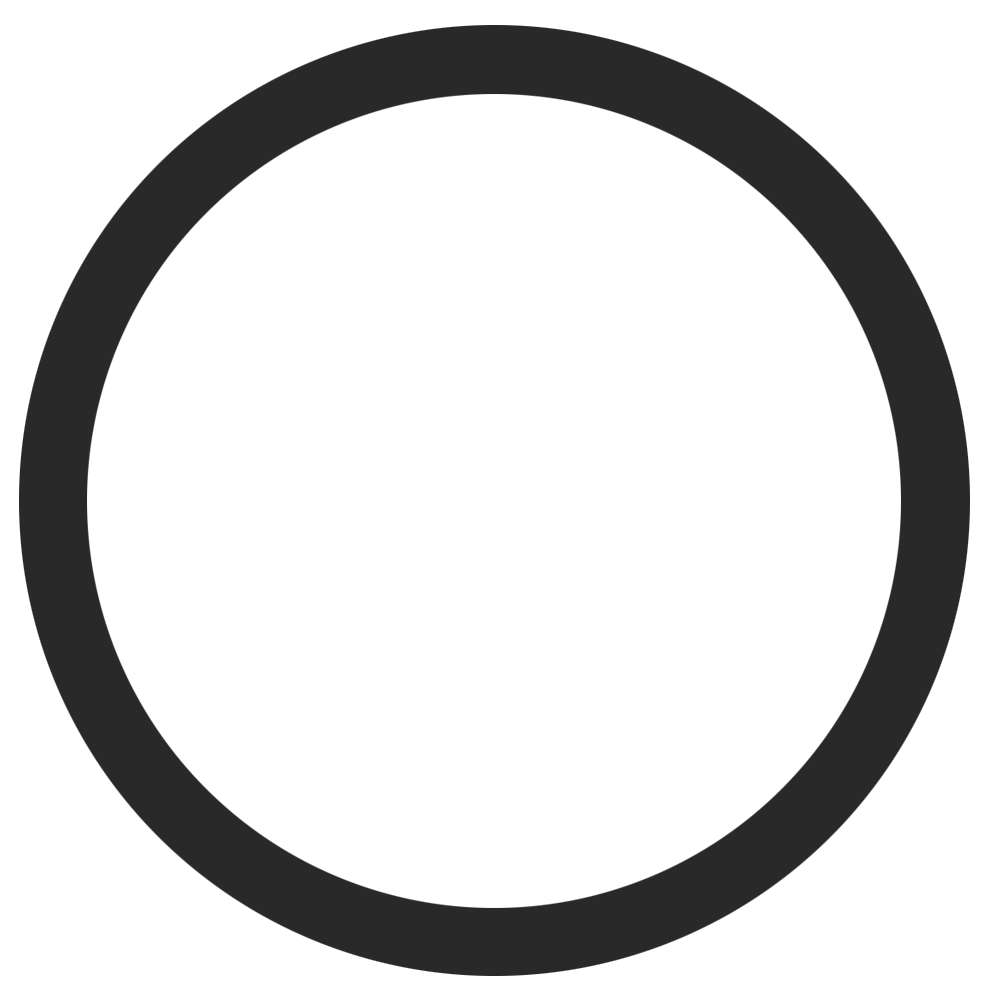
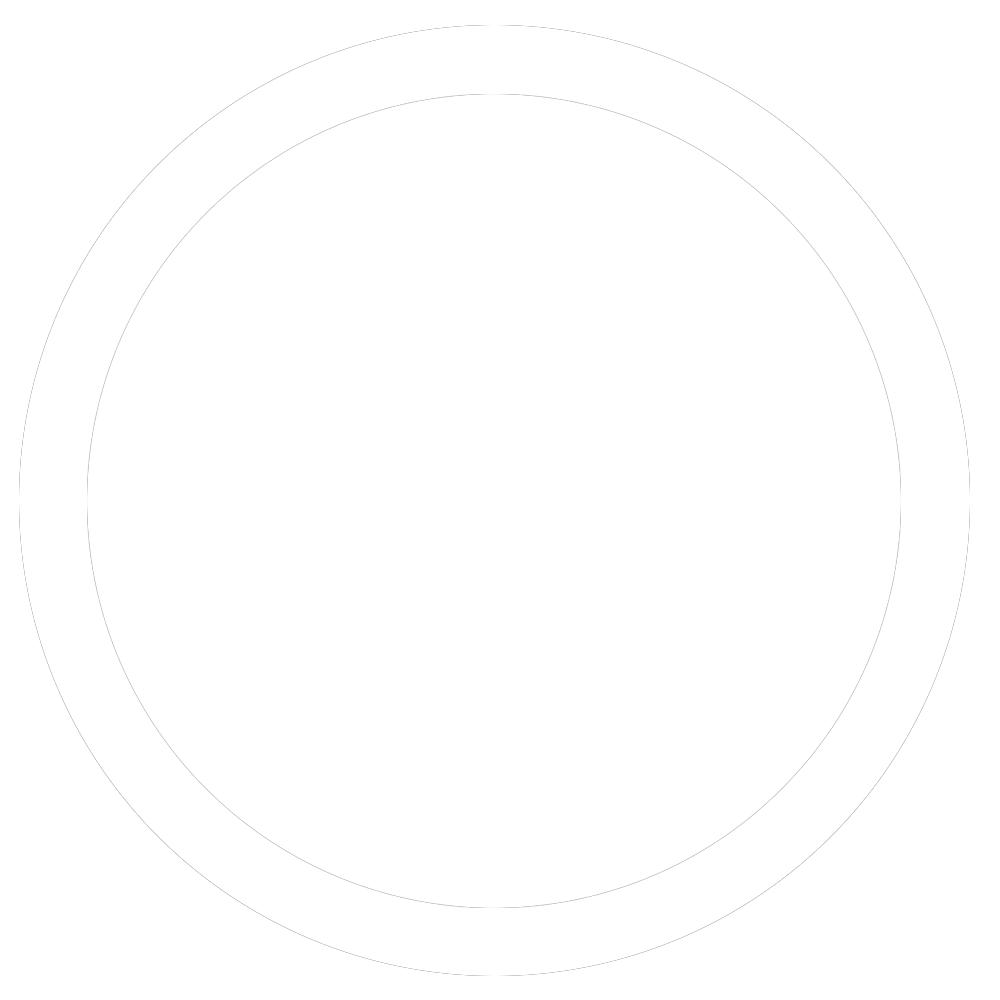
Comparing the layer stacks of the two 1000x1000 images. Changes:
painted on "Layer 1" over [19, 25, 970, 976]
